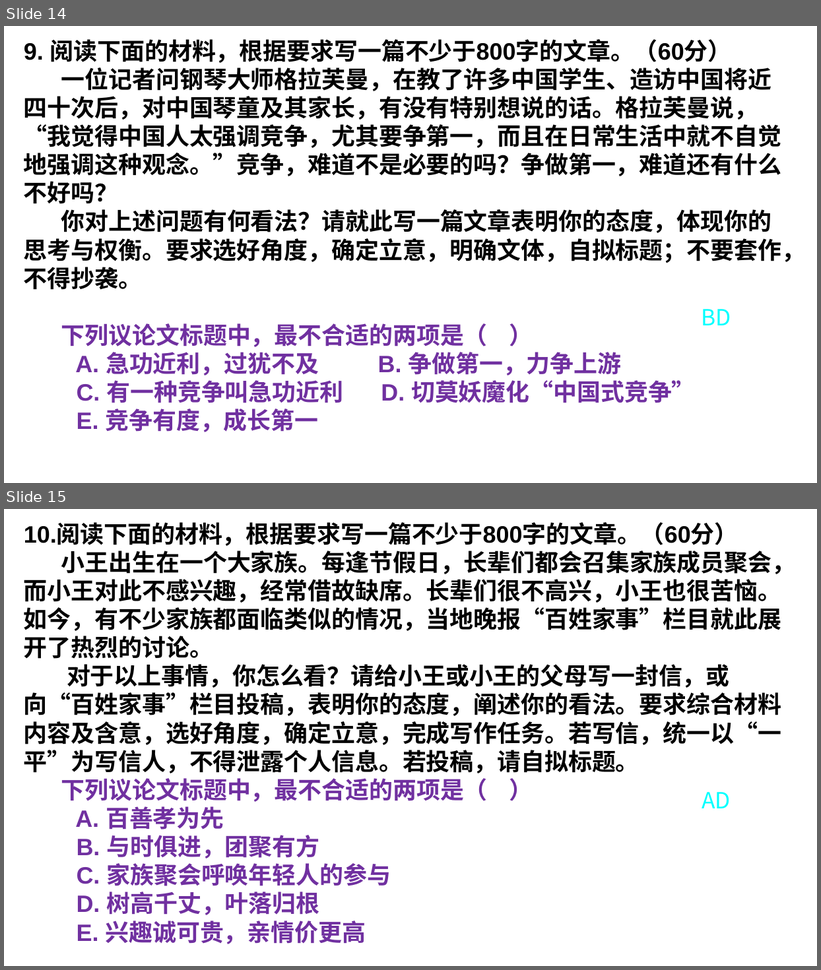
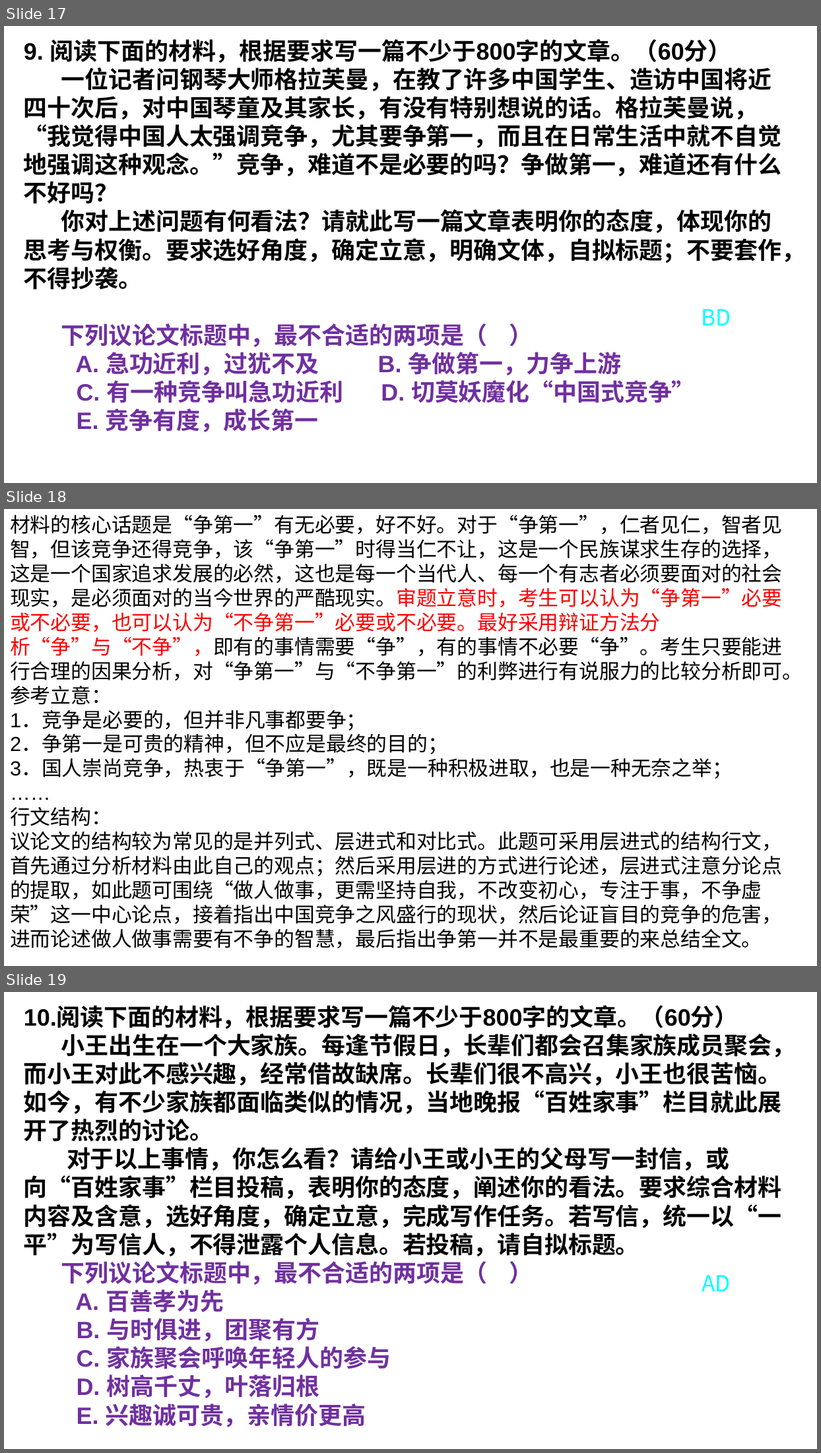
Before and after one commit to saddestboy/yuwen2, a slide deck: 湘语文任务驱动型时评作文拟题立意训练（选择题 ）.pptx. Shown one above the other, each under a label of ours: slides 14 and 15 before the commit, slides 17, 18 and 19 after it. The pictures are 821x970 and 821x1453 pixels, drawn with LibreOffice and Linux fonts; fonts in the diff are those of the drawing; background and template pictures are left out. Boxes give left, top, right and bottom in pixels: in the first picture for what was removed or moved away, otherwise in the second. Text is boxed around its words. In the diff, an @@ line names an element or a change of style, - is before the commit and + after.

```diff
--- a/湘语文任务驱动型时评作文拟题立意训练（选择题 ）.pptx
+++ b/湘语文任务驱动型时评作文拟题立意训练（选择题 ）.pptx
@@ slide 18 added at box(4, 509, 817, 966), background picture (left out) @@
@@ text added at box(10, 515, 803, 949), 24 pt, text #000000 @@
+材料的核心话题是“争第一”有无必要，好不好。对于“争第一”，仁者见仁，智者见智，但该竞争还得竞争，该“争第一”时得当仁不让，这是一个民族谋求生存的选择，这是一个国家追求发展的必然，这也是每一个当代人、每一个有志者必须要面对的社会现实，是必须面对的当今世界的严酷现实。审题立意时，考生可以认为“争第一”必要或不必要，也可以认为“不争第一”必要或不必要。最好采用辩证方法分析“争”与“不争”，即有的事情需要“争”，有的事情不必要“争”。考生只要能进行合理的因果分析，对“争第一”与“不争第一”的利弊进行有说服力的比较分析即可。
+参考立意：
+1．竞争是必要的，但并非凡事都要争；
+2．争第一是可贵的精神，但不应是最终的目的；
+3．国人崇尚竞争，热衷于“争第一”，既是一种积极进取，也是一种无奈之举；
+……
+行文结构：
+议论文的结构较为常见的是并列式、层进式和对比式。此题可采用层进式的结构行文，首先通过分析材料由此自己的观点；然后采用层进的方式进行论述，层进式注意分论点的提取，如此题可围绕“做人做事，更需坚持自我，不改变初心，专注于事，不争虚荣”这一中心论点，接着指出中国竞争之风盛行的现状，然后论证盲目的竞争的危害，进而论述做人做事需要有不争的智慧，最后指出争第一并不是最重要的来总结全文。
@@ what was slide 14 is now slide 17 @@
@@ what was slide 15 is now slide 19 @@
```
Also in this commit, not shown: 9 other slides added, 1 other file.
